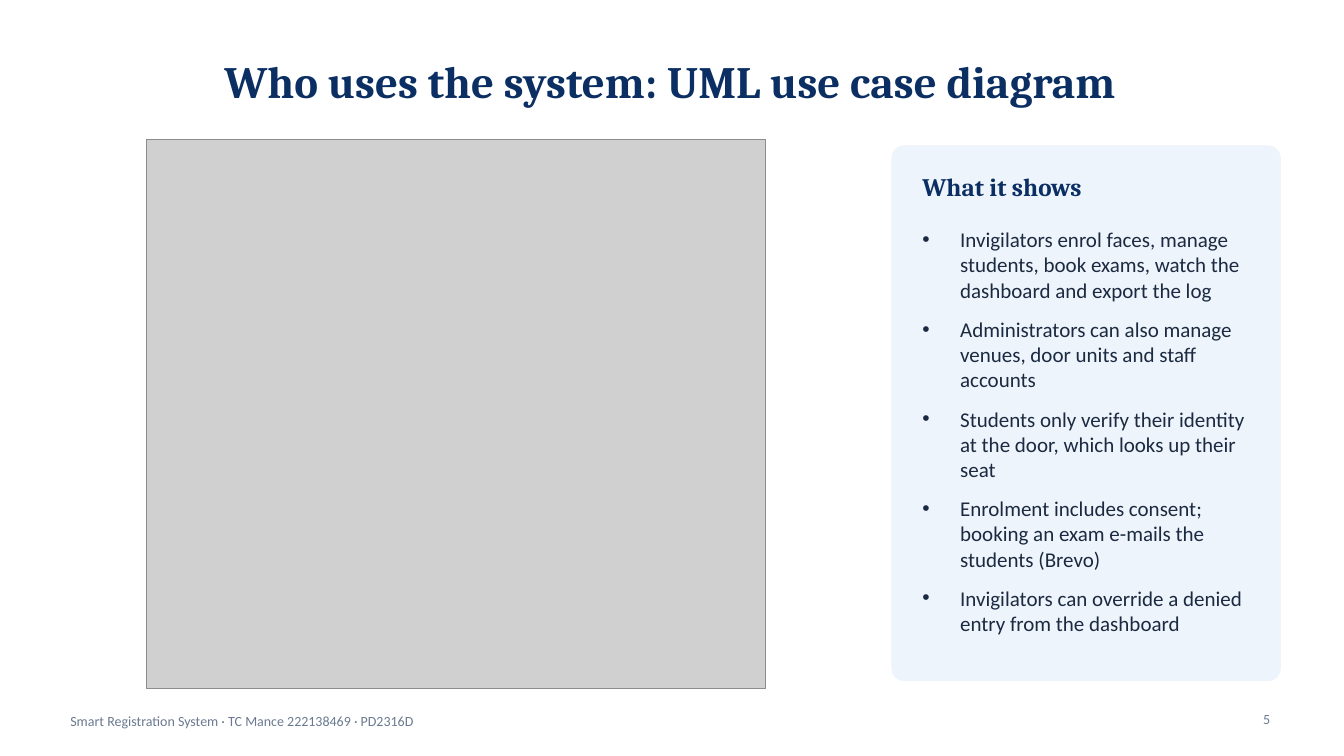
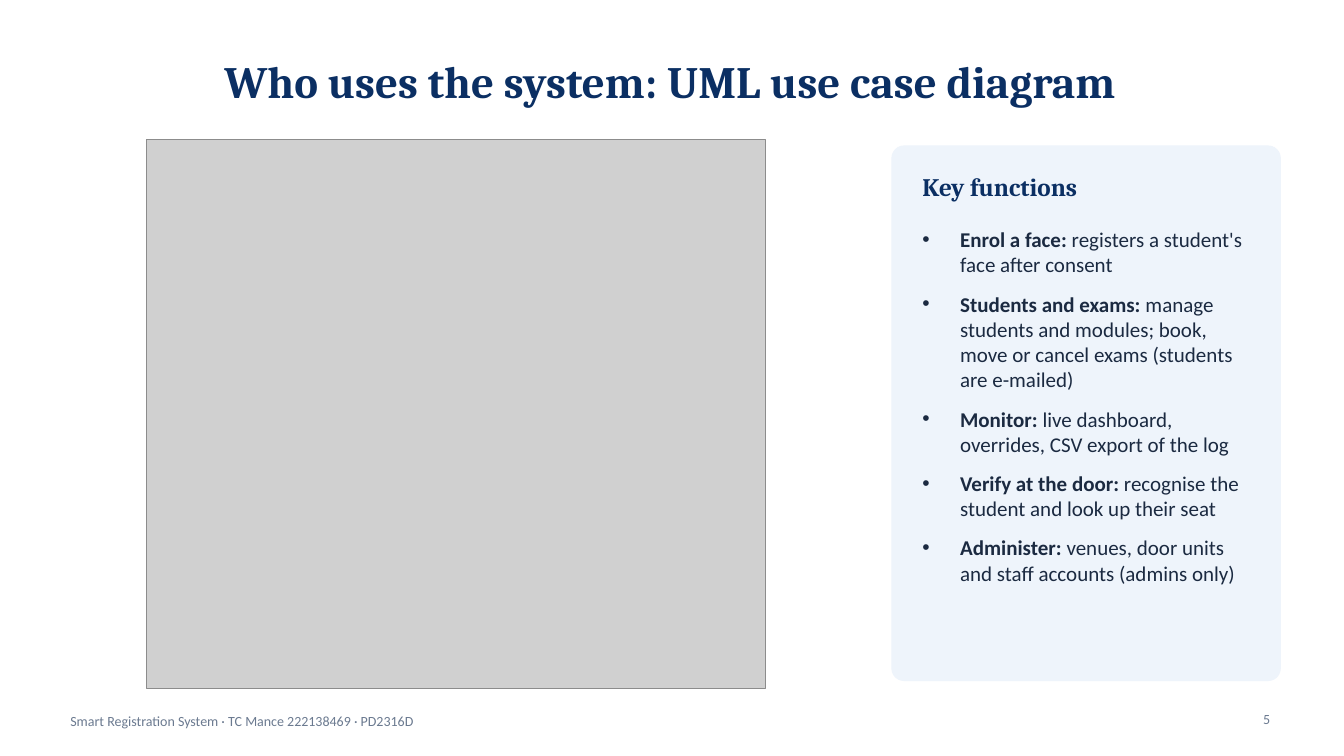
Before and after one commit to TebogoClifford/Smart_Registration_System, a slide deck: slide 5 of docs_out/SRS_Presentation_TC_Mance.pptx. Drawn at 1344x756 pixels with LibreOffice and Linux fonts; fonts in the diff are those of the drawing; grey boxes stand for pictures. Boxes give left, top, right and bottom in pixels: in the first picture for what was removed or moved away, otherwise in the second. Text is boxed around its words. In the diff, an @@ line names an element or a change of style, - is before the commit and + after.

```diff
--- a/docs_out/SRS_Presentation_TC_Mance.pptx
+++ b/docs_out/SRS_Presentation_TC_Mance.pptx
@@ text at [922,178,1077,202]: text changed @@
-What it shows
+Key functions
@@ text at [960,232,1242,585]: text changed @@
-• Invigilators enrol faces, manage students, book exams, watch the dashboard and export the log
-• Administrators can also manage venues, door units and staff accounts
-• Students only verify their identity at the door, which looks up their seat
-• Enrolment includes consent; booking an exam e-mails the students (Brevo)
-• Invigilators can override a denied entry from the dashboard
+• Enrol a face: registers a student's face after consent
+• Students and exams: manage students and modules; book, move or cancel exams (students are e-mailed)
+• Monitor: live dashboard, overrides, CSV export of the log
+• Verify at the door: recognise the student and look up their seat
+• Administer: venues, door units and staff accounts (admins only)
```
Also in this commit, not shown: 3 other slides changed, 1 other file.
